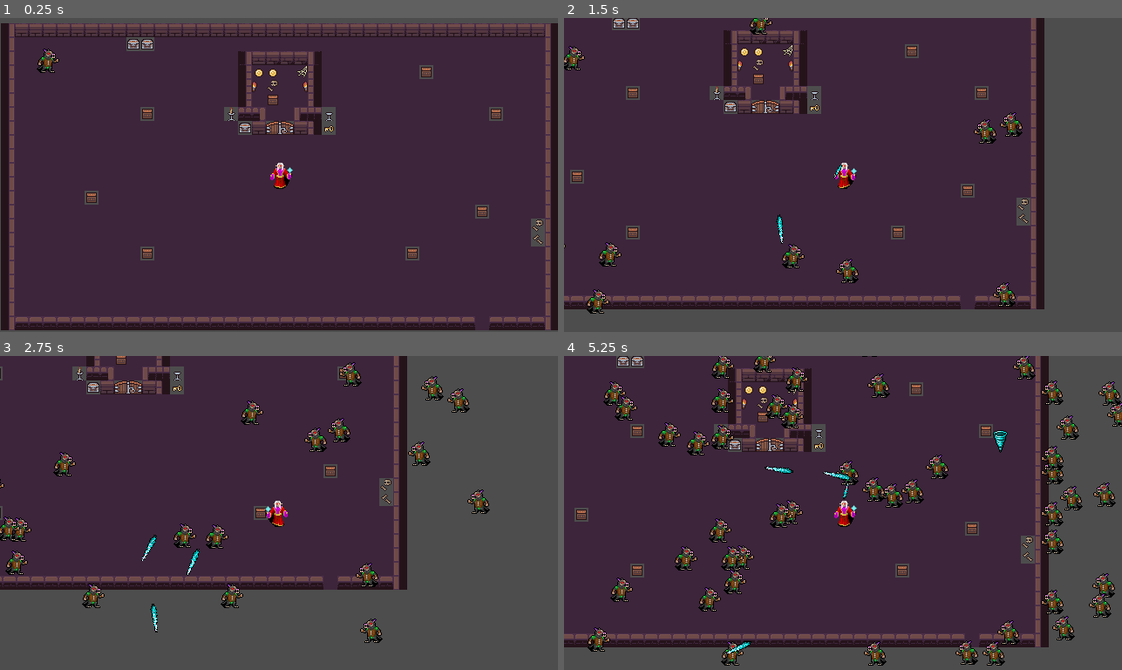
Above: before the commit, frames 1-4 (two rows, left to right).
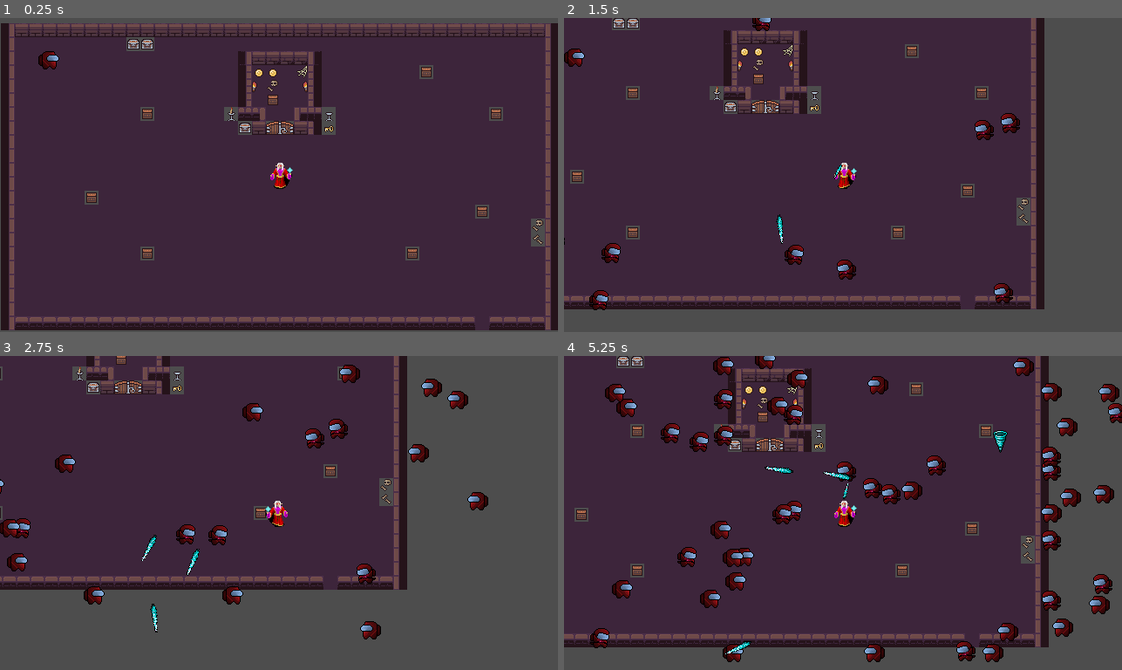
Above: after the commit, the same moments.

Repository: ryanwng/LowGround
Game: Godot game, scene res://World/world.tscn
The game is run twice, just before and just after one commit, with the same random seed, the same clock (stepped at 60 frames per second) and the same inputs.
Inputs:
- Up to frame 1 (0.25 s): no input
- Up to frame 2 (1.5 s): hold D (right) 0.53-1.28 s; tap Space (attack1) at 0.6, 1.35 s; hold S (down) from 1.28 s (still down)
- Up to frame 3 (2.75 s): release S (down) at 2.03 s; hold D (right) from 2.03 s (still down); tap Space (attack1) at 2.1 s
- Up to frame 4 (5.25 s): release D (right) at 2.78 s; hold W (up) 2.78-3.53 s; tap Space (attack1) every 0.75 s from 2.85 to 5.1 s; hold A (left) 3.53-5.03 s; hold S (down) from 5.03 s (still down)

The runs differ from the first frame. In frame 1, 0.2% of the frame differs, in the area x 6-11%, y 9-18%; in frame 2, 1.9%; in frame 3, 3.7%; in frame 4, 9.4%, in the area x 4-100%, y 0-99%.

Commit message:
amogus

Diff:
--- a/Enemy/enemy.gd
+++ b/Enemy/enemy.gd
@@ -25,7 +25,7 @@
 	velocity += knockback
 	move_and_collide(velocity*delta) #avoids clipping
 
-	sprite.flip_h = direction.x > 0 #flips sprite
+	sprite.flip_h = direction.x < 0 #flips sprite
 
 func death():
 	emit_signal("remove_from_array",self) #Clear enemy from array
--- a/Enemy/enemy.tscn
+++ b/Enemy/enemy.tscn
@@ -1,7 +1,7 @@
 [gd_scene load_steps=12 format=3 uid="uid://c1w6kj77xrsjw"]
 
-[ext_resource type="Texture2D" uid="uid://o5ywcdrbri3l" path="res://Textures/Enemy/kolbold_weak.png" id="1_gc515"]
 [ext_resource type="Script" path="res://Enemy/enemy.gd" id="1_tir3k"]
+[ext_resource type="Texture2D" uid="uid://c0sy0xcpuja4n" path="res://2D Pixel Dungeon Asset Pack/SUS_DEATH_sprite.png" id="2_qxopy"]
 [ext_resource type="PackedScene" uid="uid://dika6hvl6rpxg" path="res://Utility/hurt_box.tscn" id="3_fx5wy"]
 [ext_resource type="PackedScene" uid="uid://b4tk6348uas2j" path="res://Utility/hit_box.tscn" id="4_eynnu"]
 [ext_resource type="AudioStream" uid="uid://brpt8nmpby81e" path="res://Audio/SoundEffect/enemy_hit.ogg" id="5_a6mft"]
@@ -61,8 +61,9 @@
 script = ExtResource("1_tir3k")
 
 [node name="Sprite2D" type="Sprite2D" parent="."]
-texture = ExtResource("1_gc515")
-hframes = 2
+scale = Vector2(0.1, 0.1)
+texture = ExtResource("2_qxopy")
+hframes = 13
 
 [node name="CollisionShape2D" type="CollisionShape2D" parent="."]
 position = Vector2(1, 3)
--- a/Enemy/explosion.tscn
+++ b/Enemy/explosion.tscn
@@ -5,8 +5,9 @@
 [ext_resource type="Script" path="res://Enemy/explosion.gd" id="2_ibmlr"]
 
 [sub_resource type="Animation" id="Animation_k4v11"]
-length = 1.2
+length = 2.6
 loop_mode = 1
+step = 0.2
 tracks/0/type = "value"
 tracks/0/imported = false
 tracks/0/enabled = true
@@ -14,10 +15,10 @@
 tracks/0/interp = 1
 tracks/0/loop_wrap = true
 tracks/0/keys = {
-"times": PackedFloat32Array(0, 0.1, 0.2, 0.3, 0.4, 0.5, 0.6, 0.7, 0.8, 0.9, 1, 1.1),
-"transitions": PackedFloat32Array(1, 1, 1, 1, 1, 1, 1, 1, 1, 1, 1, 1),
+"times": PackedFloat32Array(0, 0.2, 0.4, 0.6, 0.8, 1, 1.2, 1.4, 1.6, 1.8, 2, 2.2, 2.4),
+"transitions": PackedFloat32Array(1, 1, 1, 1, 1, 1, 1, 1, 1, 1, 1, 1, 1),
 "update": 1,
-"values": [0, 1, 2, 3, 4, 5, 6, 7, 8, 9, 10, 11]
+"values": [0, 1, 2, 3, 4, 5, 6, 7, 8, 9, 10, 11, 12]
 }
 
 [sub_resource type="Animation" id="Animation_cqdmd"]
--- a/Utility/enemy_spawner.tscn
+++ b/Utility/enemy_spawner.tscn
@@ -7,7 +7,7 @@
 [sub_resource type="Resource" id="Resource_or7o6"]
 script = ExtResource("3_yp68k")
 time_start = 0
-time_end = 60
+time_end = 80
 enemy = ExtResource("2_c7lnd")
 enemy_num = 5
 enemy_spawn_delay = 1
